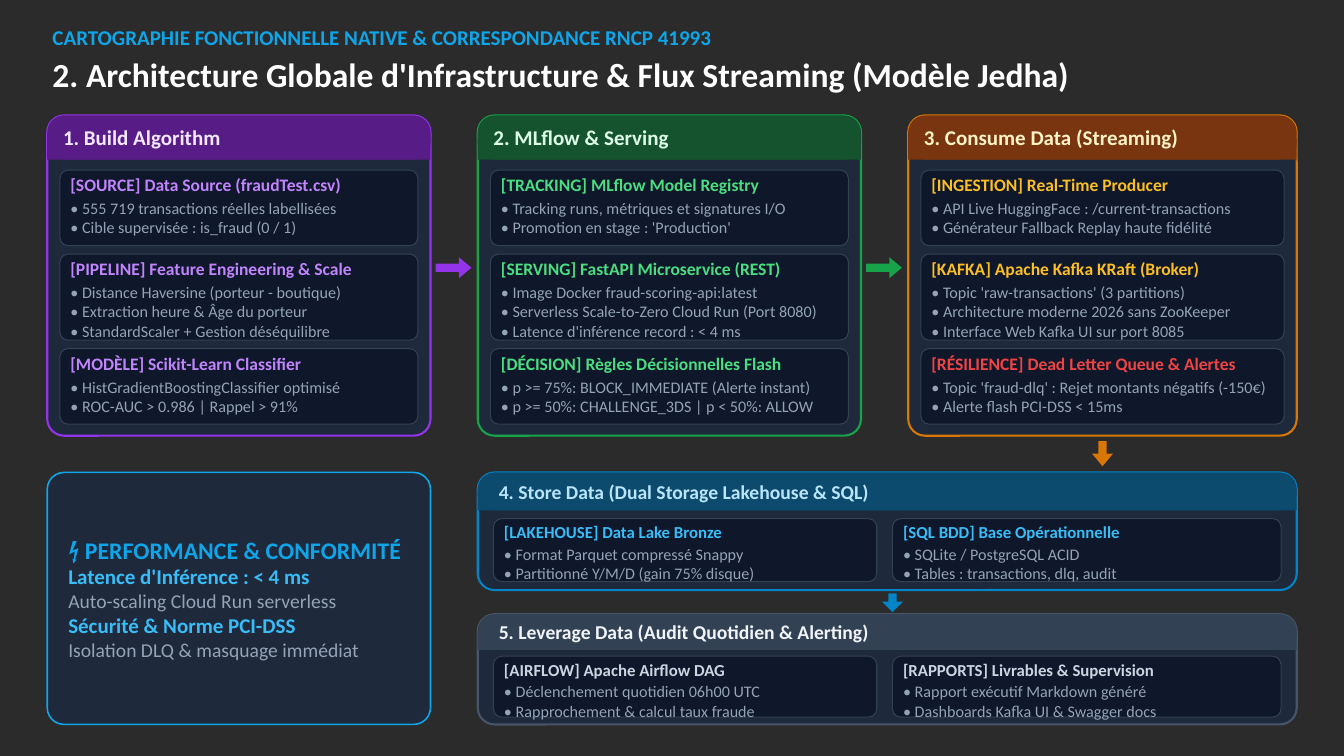
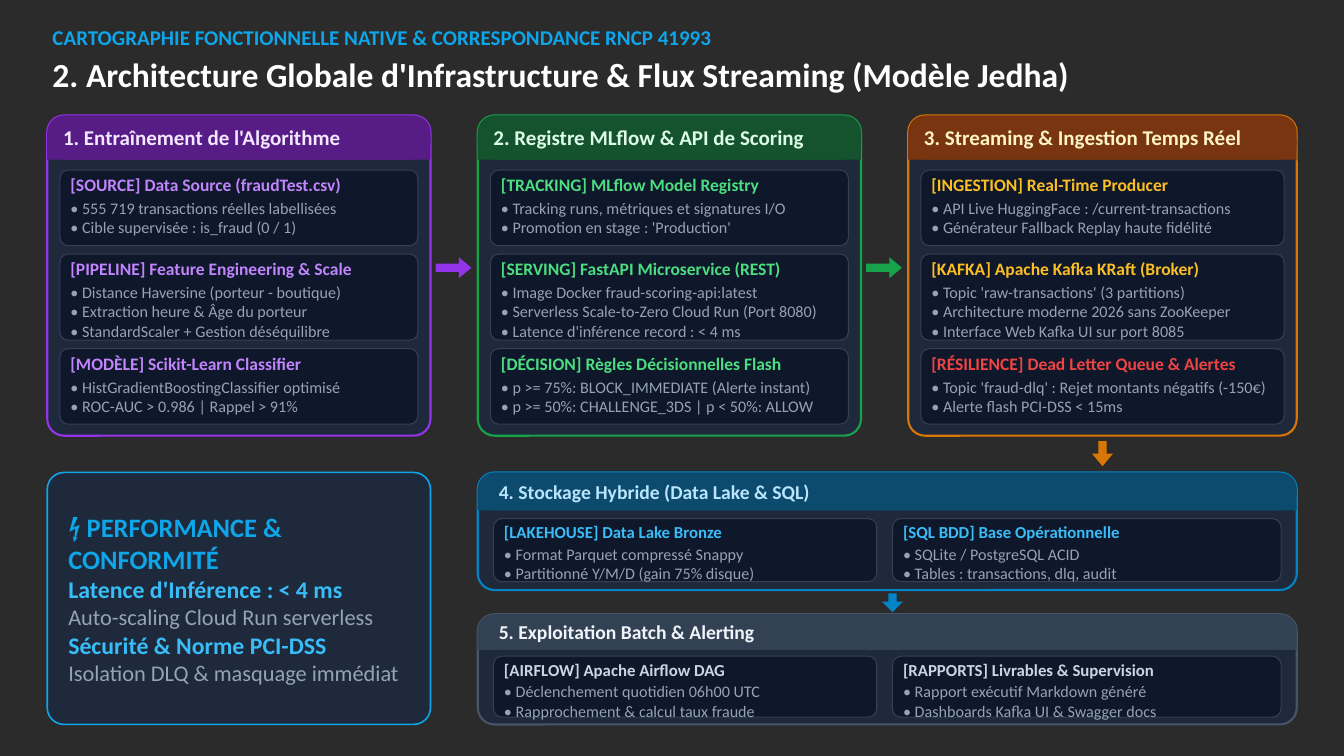
Before and after one commit to Elkristobal59/CERTIFICATION_AIA, a slide deck: slide 3 of 03_BLOC_3_PIPELINE_FRAUD_DETECTION/LIVRABLES/ARCHITECTURE_PIPELINE_FRAUD_BLOC3.pptx. Drawn at 1344x756 pixels with LibreOffice and Linux fonts; fonts in the diff are those of the drawing; background and template pictures are left out; a plain dark background stands for a picture behind light text. Boxes give left, top, right and bottom in pixels: in the first picture for what was removed or moved away, otherwise in the second. Text is boxed around its words. In the diff, an @@ line names an element or a change of style, - is before the commit and + after.

Commit message:
style(bloc3): translate slide 3 and 4 architecture banners into professional French

```diff
--- a/03_BLOC_3_PIPELINE_FRAUD_DETECTION/LIVRABLES/ARCHITECTURE_PIPELINE_FRAUD_BLOC3.pptx
+++ b/03_BLOC_3_PIPELINE_FRAUD_DETECTION/LIVRABLES/ARCHITECTURE_PIPELINE_FRAUD_BLOC3.pptx
@@ text at <box>63,130,340,149</box>: text changed @@
-1. Build Algorithm
+1. Entraînement de l'Algorithme
@@ text at <box>493,130,804,149</box>: text changed @@
-2. MLflow & Serving
+2. Registre MLflow & API de Scoring
@@ text at <box>924,130,1241,149</box>: text changed @@
-3. Consume Data (Streaming)
+3. Streaming & Ingestion Temps Réel
@@ text "⚡ PERFORMANCE & CONFORMITÉ" at <box>68,519,399,685</box>: size 17 to 19 pt in "⚡ PERFORMANCE & CONFORMITÉ"; size 15 to 17 pt in "Latence d'Inférence : < 4 ms", "Sécurité & Norme PCI-DSS"; size 14 to 16 pt in "Auto-scaling Cloud Run serverless", "Isolation DLQ & masquage immédiat" @@
@@ text at <box>499,484,809,503</box>: text changed @@
-4. Store Data (Dual Storage Lakehouse & SQL)
+4. Stockage Hybride (Data Lake & SQL)
@@ text at <box>499,625,754,643</box>: text changed @@
-5. Leverage Data (Audit Quotidien & Alerting)
+5. Exploitation Batch & Alerting
```
Also in this commit, not shown: 1 other slide changed, 2 other files.
